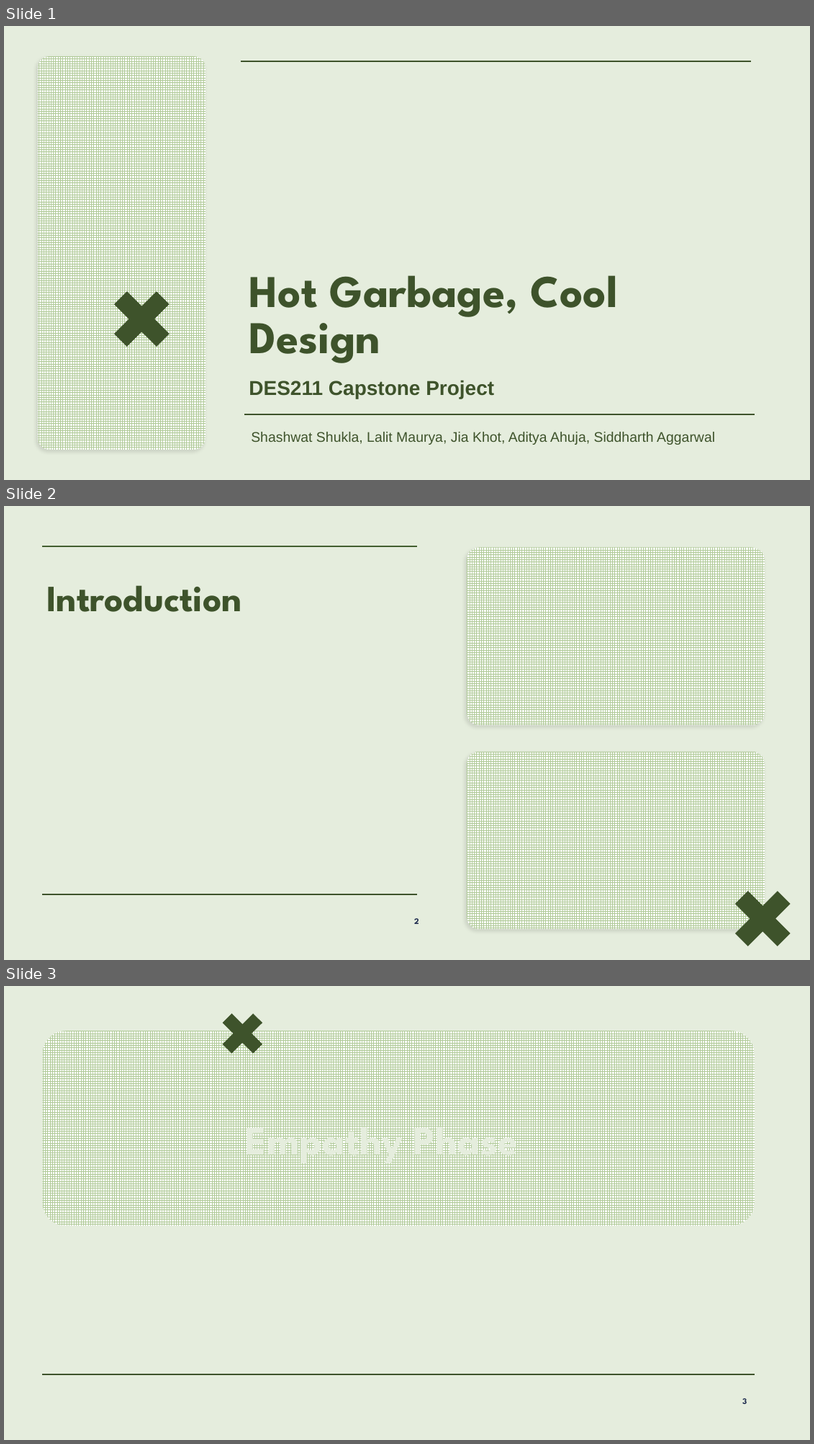
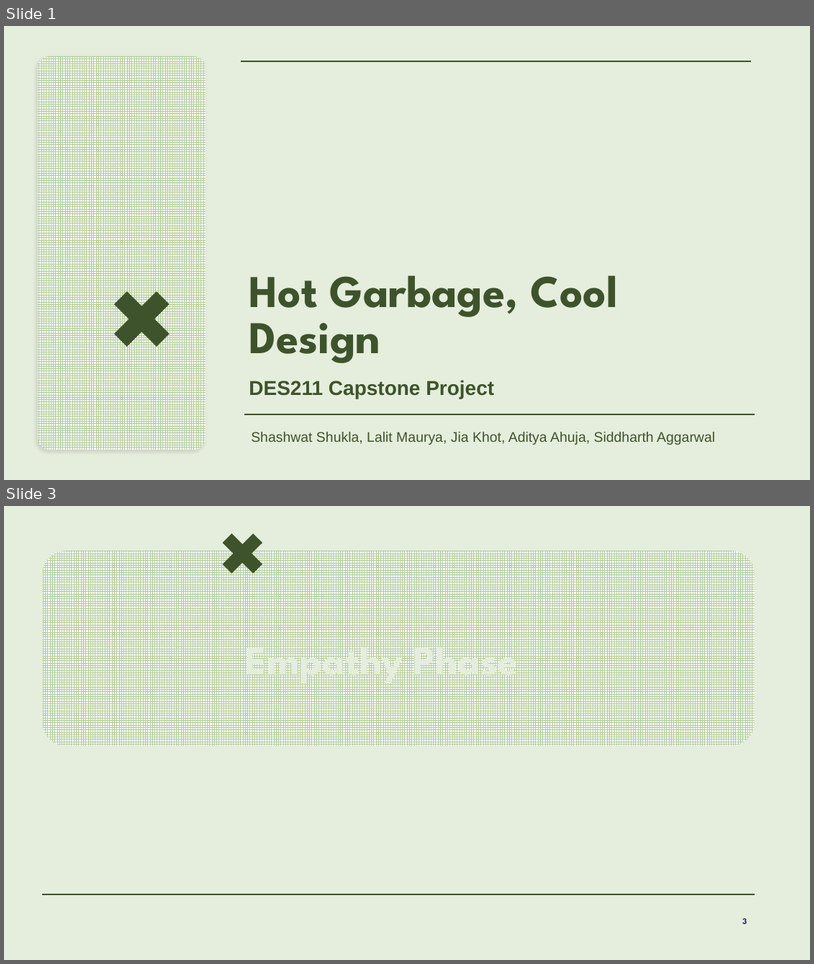
Before and after one commit to lalitm1004/DES211-CCD, a slide deck: presentation.pptx. Shown one above the other, each under a label of ours: slides 1, 2 and 3 before the commit, slides 1 and 3 after it; the slides between them are not shown. The pictures are 814x1444 and 814x964 pixels, drawn with LibreOffice and Linux fonts; fonts in the diff are those of the drawing; background and template pictures are left out. Boxes give left, top, right and bottom in pixels: in the first picture for what was removed or moved away, otherwise in the second. Text is boxed around its words. In the diff, an @@ line names an element or a change of style, - is before the commit and + after.

```diff
--- a/presentation.pptx
+++ b/presentation.pptx
@@ slide 2 removed at <box>4,506,810,960</box>, background #E5EDDD @@
@@ line removed from (43, 546) to (417, 546) @@
@@ rounded rectangle removed at <box>467,547,764,725</box> @@
@@ title removed at <box>46,585,242,612</box> @@
-Introduction
@@ rounded rectangle removed at <box>467,752,764,929</box> @@
@@ line removed from (43, 894) to (417, 894) @@
@@ plus removed at <box>720,876,805,960</box> @@
@@ page number removed at <box>414,918,419,924</box> @@
-2
```
Also in this commit, not shown: 9 slides added, 1 other file.
